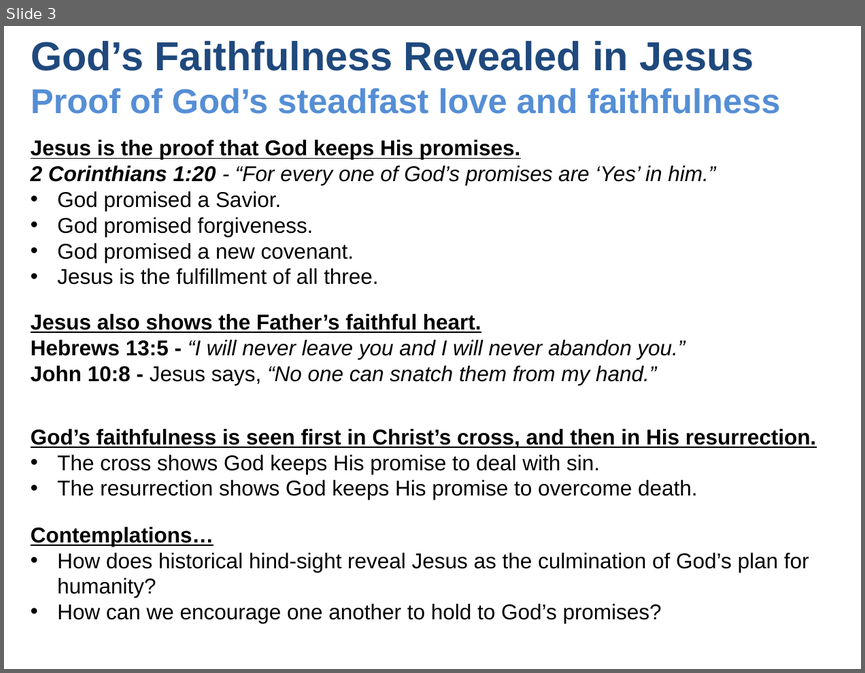
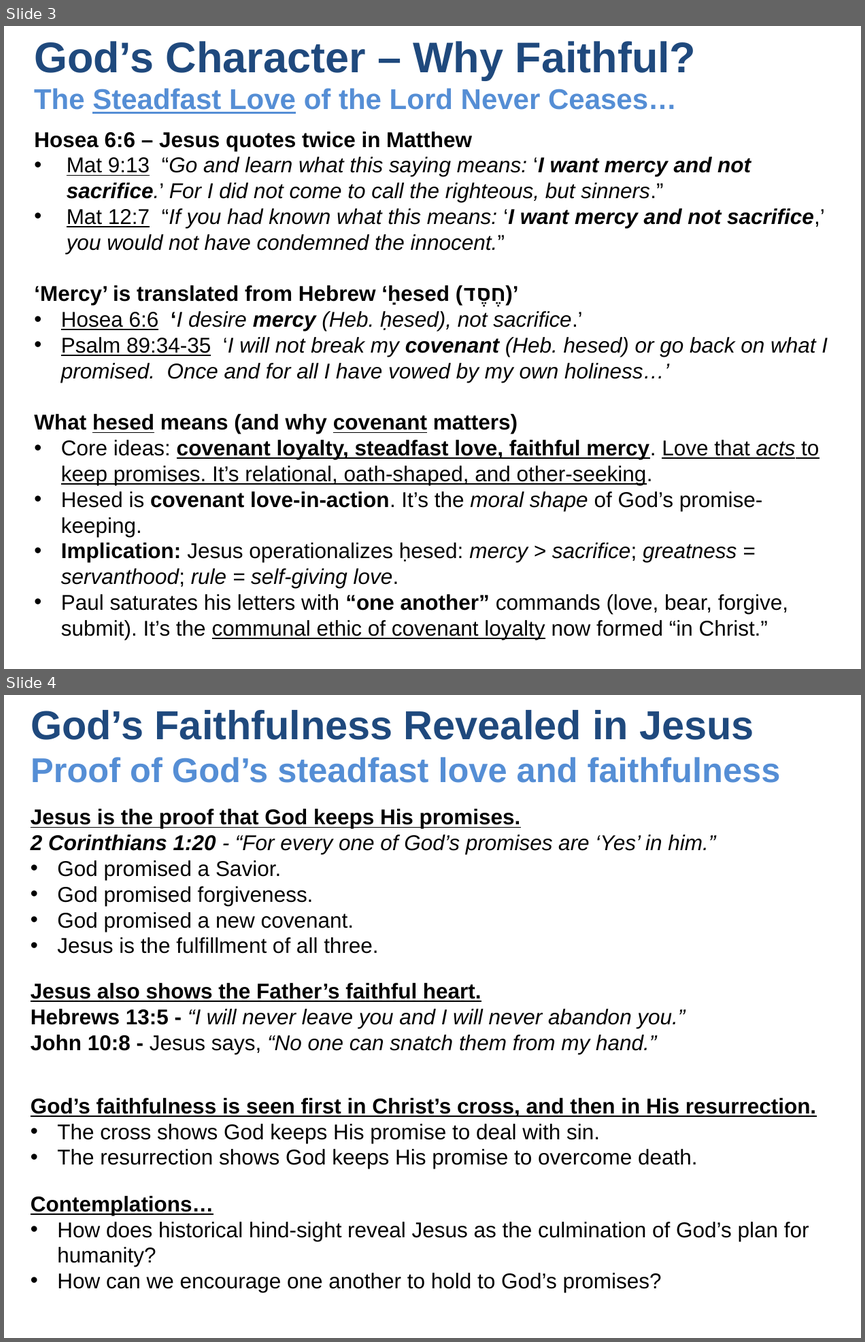
Before and after one commit to UsefulEngines/EvangelismPublic, a slide deck: 2025-Q4/Promises10/2025-12-14-Promises10.pptx. Shown one above the other, each under a label of ours: slide 3 before the commit, slides 3 and 4 after it. The pictures are 865x673 and 865x1342 pixels, drawn with LibreOffice and Linux fonts; fonts in the diff are those of the drawing. Boxes give left, top, right and bottom in pixels: in the first picture for what was removed or moved away, otherwise in the second. Text is boxed around its words. In the diff, an @@ line names an element or a change of style, - is before the commit and + after.

```diff
--- a/2025-Q4/Promises10/2025-12-14-Promises10.pptx
+++ b/2025-Q4/Promises10/2025-12-14-Promises10.pptx
@@ slide 3 added at (x1=4, y1=26, x2=861, y2=669), background #FFFFFF @@
@@ text added at (x1=34, y1=41, x2=696, y2=114), 24 pt, text #558ED5, bold @@
+God’s Character – Why Faithful?
+The Steadfast Love of the Lord Never Ceases…
@@ text added at (x1=34, y1=131, x2=827, y2=639), 18 pt, text #000000 @@
+Hosea 6:6 – Jesus quotes twice in Matthew
+• Mat 9:13 “Go and learn what this saying means: ‘I want mercy and not sacrifice.’ For I did not come to call the righteous, but sinners.”
+• Mat 12:7 “If you had known what this means: ‘I want mercy and not sacrifice,’ you would not have condemned the innocent.”
+‘Mercy’ is translated from Hebrew ‘ḥesed (חֶסֶד)’
+• Hosea 6:6 ‘I desire mercy (Heb. ḥesed), not sacrifice.’
+• Psalm 89:34-35 ‘I will not break my covenant (Heb. hesed) or go back on what I promised. Once and for all I have vowed by my own holiness…’
+What hesed means (and why covenant matters)
+• Core ideas: covenant loyalty, steadfast love, faithful mercy. Love that acts to keep promises. It’s relational, oath-shaped, and other-seeking.
+• Hesed is covenant love-in-action. It’s the moral shape of God’s promise-keeping.
+• Implication: Jesus operationalizes ḥesed: mercy > sacrifice; greatness = servanthood; rule = self-giving love.
+• Paul saturates his letters with “one another” commands (love, bear, forgive, submit). It’s the communal ethic of covenant loyalty now formed “in Christ.”
@@ what was slide 3 is now slide 4 @@
```
Also in this commit, not shown: 2 slides changed, 1 other slide added, 1 other file.
